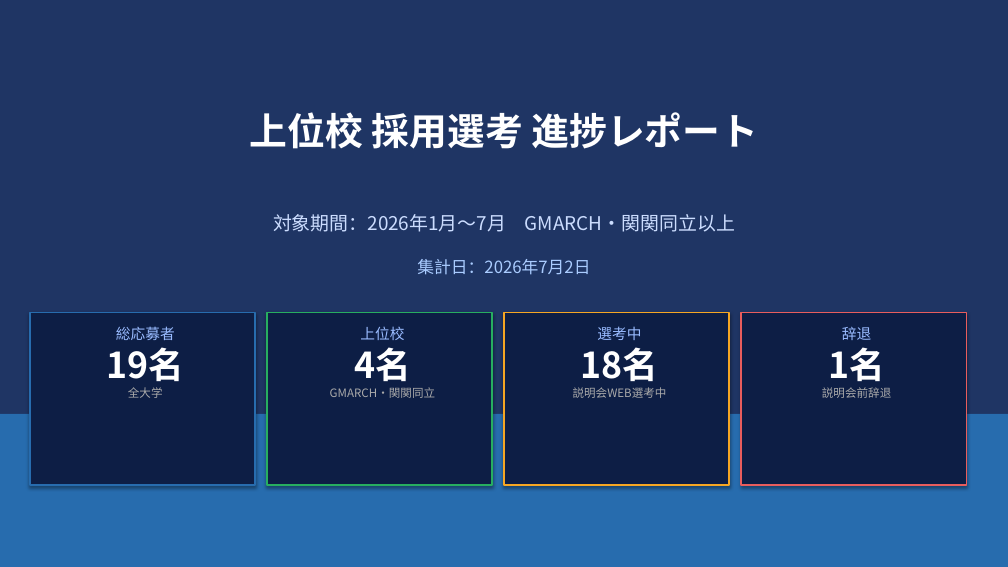
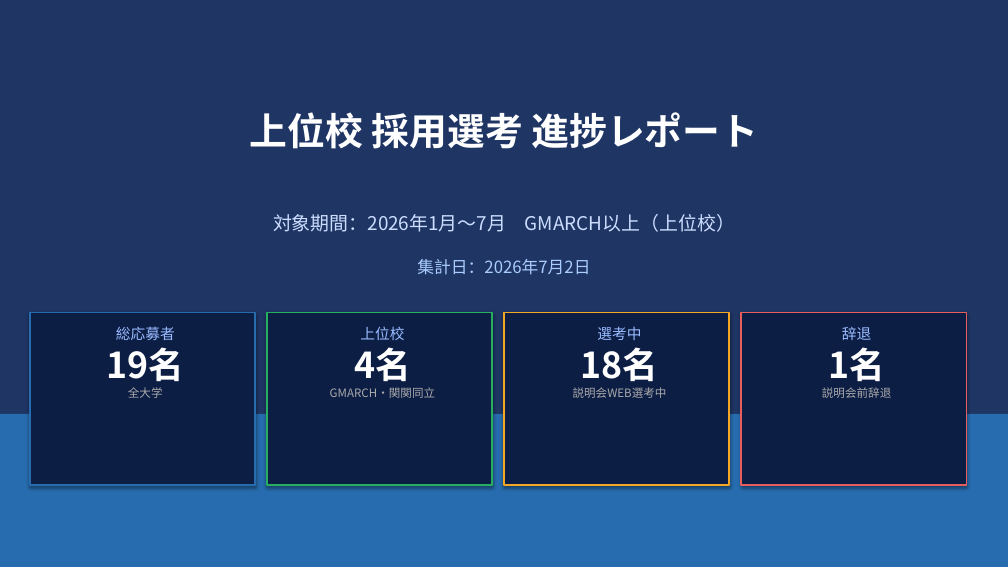
Before and after one commit to syoukaku007-star/daiki, a slide deck: slide 1 of 上位校採用分析レポート_2026_v2.pptx. Drawn at 1008x567 pixels with LibreOffice and Linux fonts; fonts in the diff are those of the drawing. Boxes give left, top, right and bottom in pixels: in the first picture for what was removed or moved away, otherwise in the second. Text is boxed around its words. In the diff, an @@ line names an element or a change of style, - is before the commit and + after.

```diff
--- a/上位校採用分析レポート_2026_v2.pptx
+++ b/上位校採用分析レポート_2026_v2.pptx
@@ text at [273,214,735,232]: text changed @@
-対象期間：2026年1月〜7月 GMARCH・関関同立以上
+対象期間：2026年1月〜7月 GMARCH以上（上位校）
```
Also in this commit, not shown: 1 other slide changed, 1 slide added.
